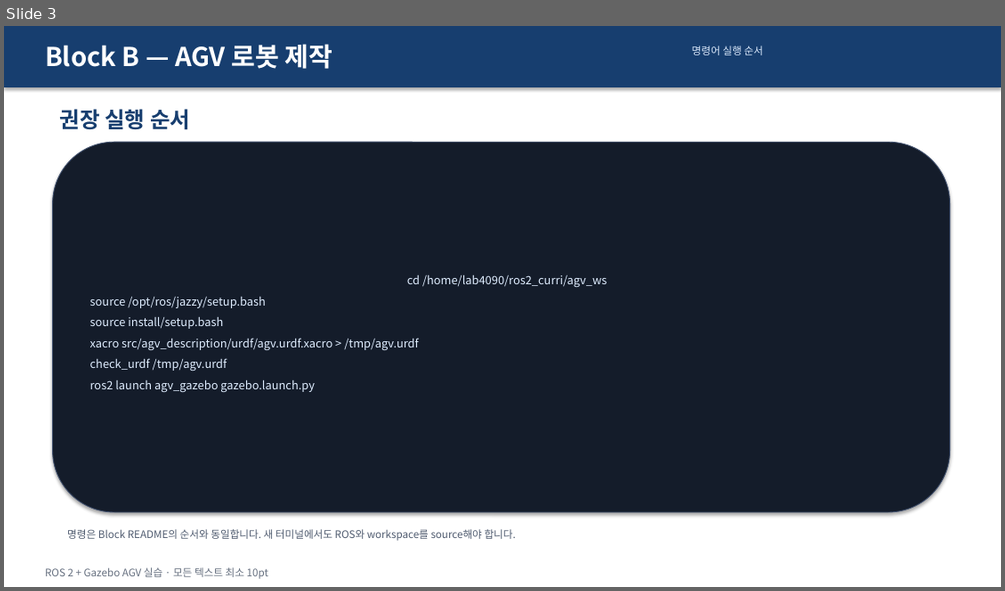
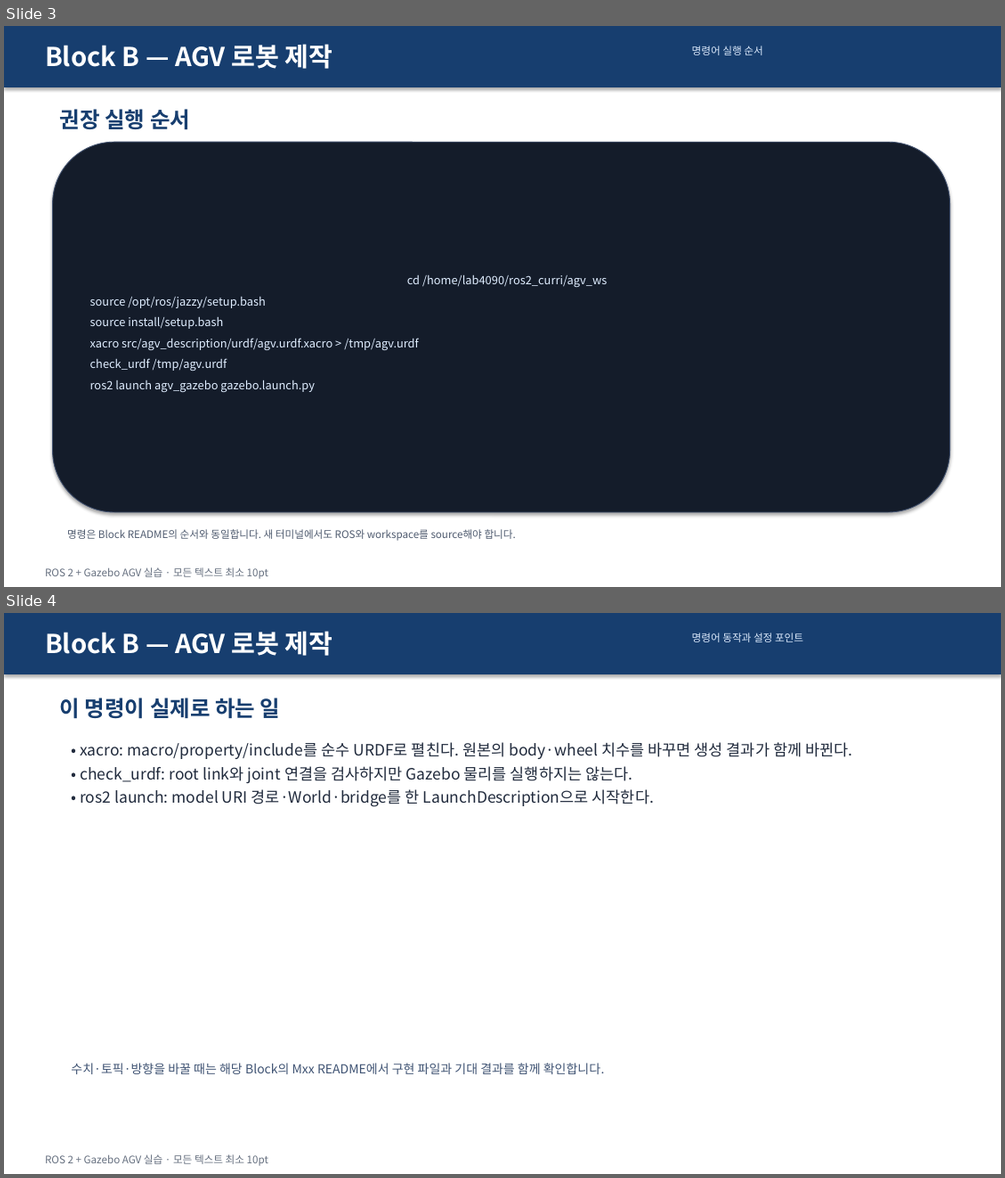
Before and after one commit to choimagon/ros2_curri, a slide deck: blocks/B_robot_build/Block_B_실습결과_명령어.pptx. Shown one above the other, each under a label of ours: slide 3 before the commit, slides 3 and 4 after it. The pictures are 1005x591 and 1005x1178 pixels, drawn with LibreOffice and Linux fonts; fonts in the diff are those of the drawing. Boxes give left, top, right and bottom in pixels: in the first picture for what was removed or moved away, otherwise in the second. Text is boxed around its words. In the diff, an @@ line names an element or a change of style, - is before the commit and + after.

Commit message:
Document command behavior and add real Gazebo RViz captures

```diff
--- a/blocks/B_robot_build/Block_B_실습결과_명령어.pptx
+++ b/blocks/B_robot_build/Block_B_실습결과_명령어.pptx
@@ slide 4 added at bbox=[4, 613, 1001, 1174], background #FFFFFF @@
@@ rectangle added at bbox=[4, 613, 1001, 674], fill #173E6F @@
@@ text added at bbox=[45, 631, 333, 656], 25 pt, text #FFFFFF, bold @@
+Block B — AGV 로봇 제작
@@ text added at bbox=[692, 633, 803, 642], 10 pt, text #DCEAFC @@
+명령어 동작과 설정 포인트
@@ text added at bbox=[60, 698, 281, 719], 21 pt, text #173E6F, bold @@
+이 명령이 실제로 하는 일
@@ text added at bbox=[80, 742, 852, 807], 15 pt, text #212B3D @@
+• xacro: macro/property/include를 순수 URDF로 펼친다. 원본의 body·wheel 치수를 바꾸면 생성 결과가 함께 바뀐다.
+• check_urdf: root link와 joint 연결을 검사하지만 Gazebo 물리를 실행하지는 않는다.
+• ros2 launch: model URI 경로·World·bridge를 한 LaunchDescription으로 시작한다.
@@ text added at bbox=[71, 1062, 605, 1074], 12 pt, text #3F5373 @@
+수치·토픽·방향을 바꿀 때는 해당 Block의 Mxx README에서 구현 파일과 기대 결과를 함께 확인합니다.
@@ text added at bbox=[45, 1154, 268, 1166], 10 pt, text #667080 @@
+ROS 2 + Gazebo AGV 실습 · 모든 텍스트 최소 10pt
```
Also in this commit, not shown: 1 other slide added, 38 other files.
